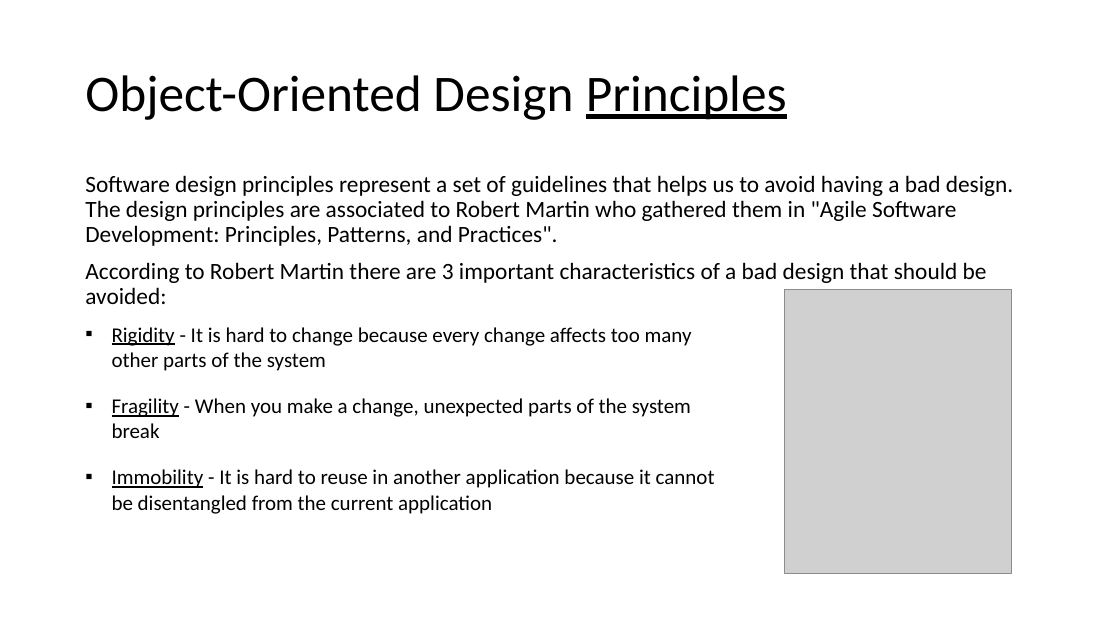
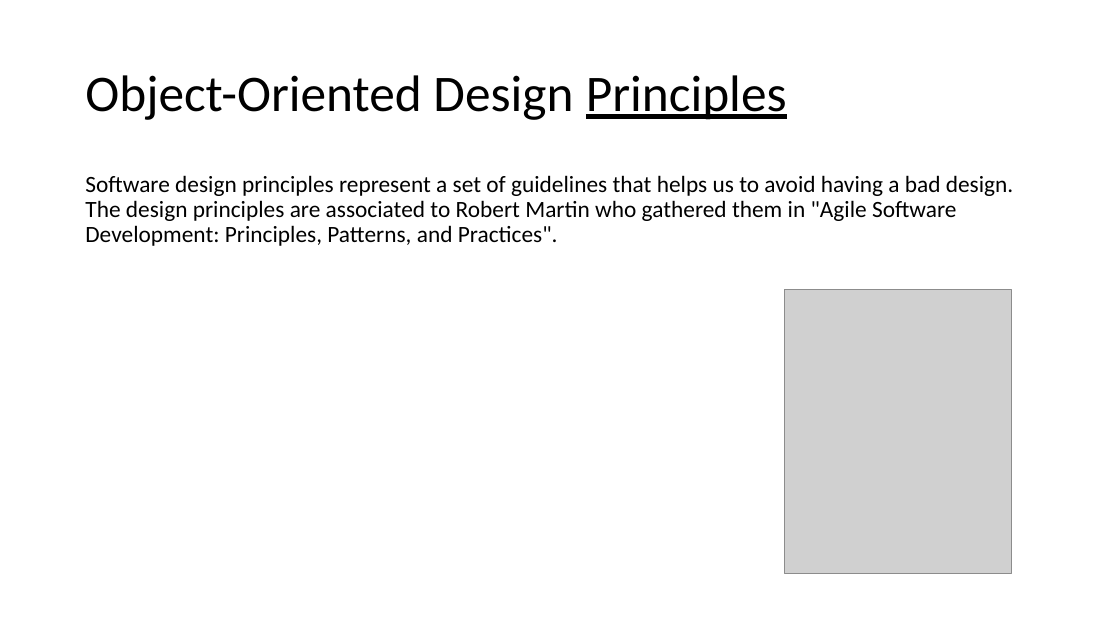
Before and after one commit to EricJPogue/www-epogue-info, a slide deck: slide 27 of CPSC-24500/Week01/2016SpringW01SlidesLecture.pptx (slide 20 before the commit). Drawn at 1120x630 pixels with LibreOffice and Linux fonts; fonts in the diff are those of the drawing; grey boxes stand for pictures. Boxes give left, top, right and bottom in pixels: in the first picture for what was removed or moved away, otherwise in the second. Text is boxed around its words. In the diff, an @@ line names an element or a change of style, - is before the commit and + after.

```diff
--- a/CPSC-24500/Week01/2016SpringW01SlidesLecture.pptx
+++ b/CPSC-24500/Week01/2016SpringW01SlidesLecture.pptx
@@ text at (85, 262, 987, 304): paragraph removed @@
-According to Robert Martin there are 3 important characteristics of a bad design that should be avoided:
@@ text removed at (112, 327, 715, 514) @@
-▪ Rigidity - It is hard to change because every change affects too many other parts of the system
-▪ Fragility - When you make a change, unexpected parts of the system break
-▪ Immobility - It is hard to reuse in another application because it cannot be disentangled from the current application
```
Also in this commit, not shown: 3 other slides changed, 8 slides added, 2 other files.
